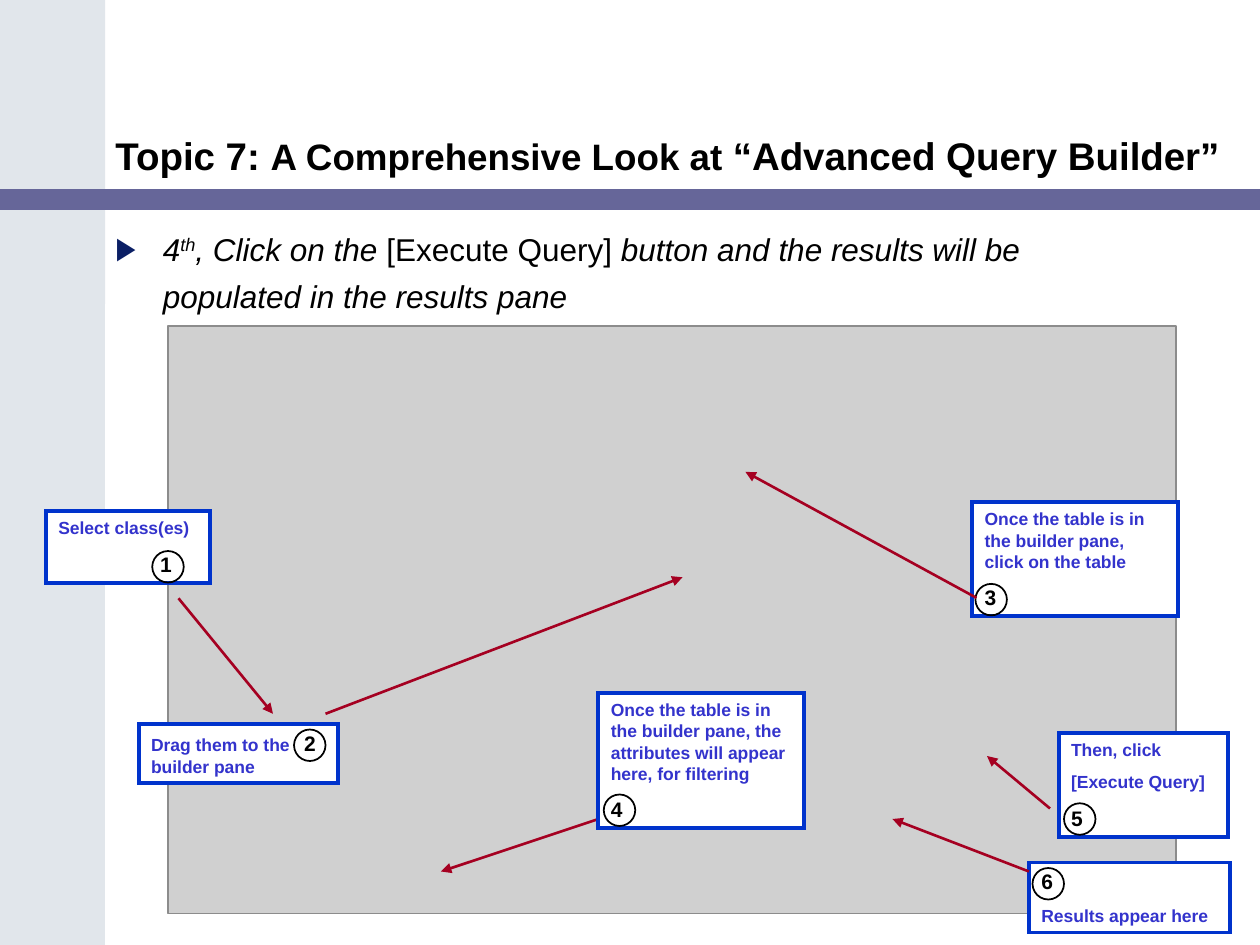
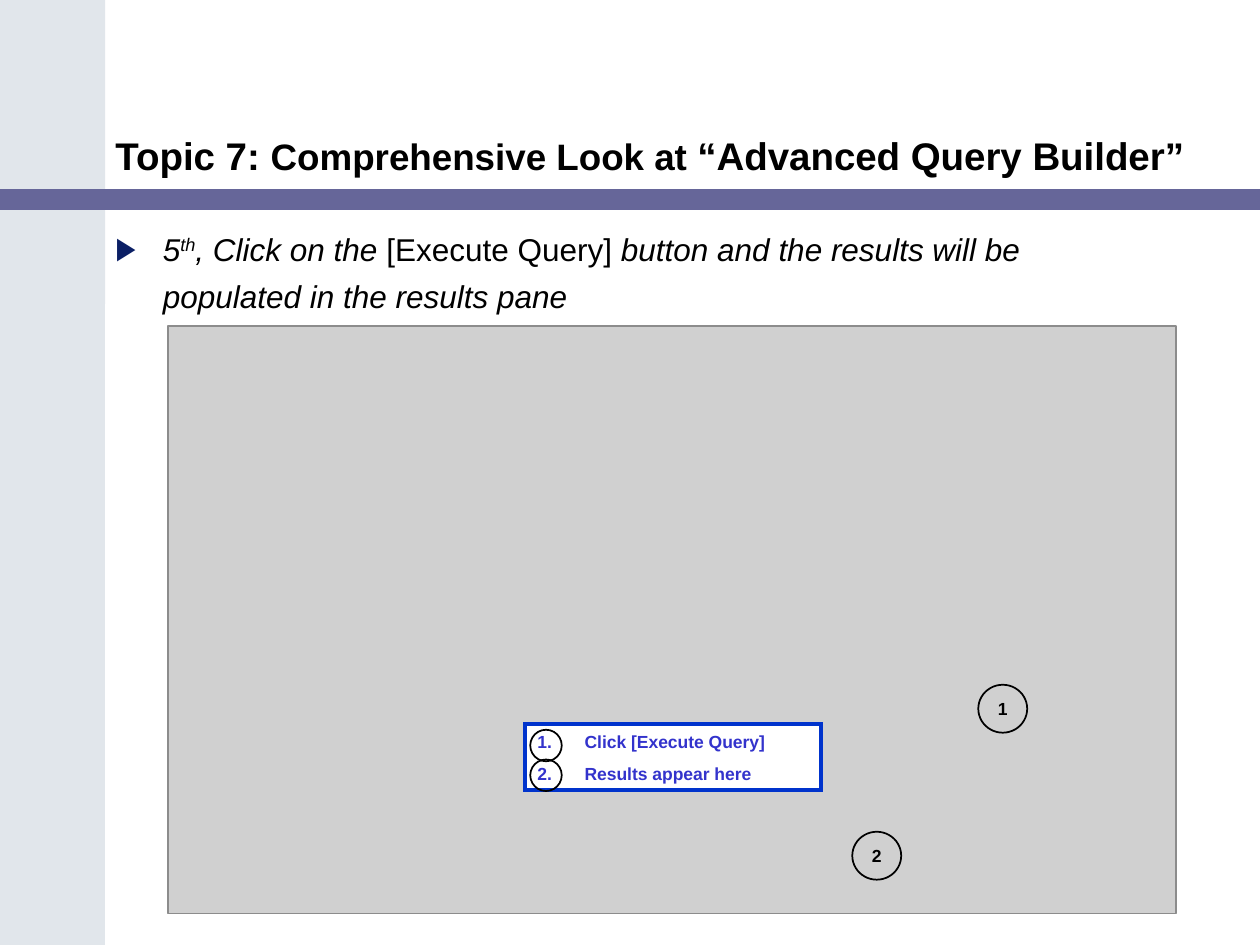
Before and after one commit to NCIP/catrip, a slide deck: slide 42 of catrip/documentation/training/caTRIP_Training_Module.ppt (slide 30 before the commit). Drawn at 1260x945 pixels with LibreOffice and Linux fonts; fonts in the diff are those of the drawing; grey boxes stand for pictures. Boxes give left, top, right and bottom in pixels: in the first picture for what was removed or moved away, otherwise in the second. Text is boxed around its words. In the diff, an @@ line names an element or a change of style, - is before the commit and + after.

```diff
--- a/catrip/documentation/training/caTRIP_Training_Module.ppt
+++ b/catrip/documentation/training/caTRIP_Training_Module.ppt
@@ title at (x1=115, y1=142, x2=1185, y2=177): text changed @@
-Topic 7: A Comprehensive Look at “Advanced Query Builder”
+Topic 7: Comprehensive Look at “Advanced Query Builder”
@@ text at (x1=163, y1=238, x2=1020, y2=314): text changed @@
-▶ 4th, Click on the [Execute Query] button and the results will be populated in the results pane
+▶ 5th, Click on the [Execute Query] button and the results will be populated in the results pane
@@ arrow removed from (976, 597) to (746, 471) @@
@@ rectangle removed at (x1=973, y1=501, x2=1178, y2=616) @@
-Once the table is in the builder pane, click on the table
-3
@@ rectangle removed at (x1=45, y1=510, x2=209, y2=582) @@
-Select class(es)
-1
@@ ellipse removed at (x1=152, y1=551, x2=184, y2=582) @@
@@ arrow removed from (179, 598) to (273, 713) @@
@@ arrow removed from (325, 713) to (683, 577) @@
@@ ellipse removed at (x1=975, y1=583, x2=1007, y2=615) @@
@@ ellipse added at (x1=978, y1=684, x2=1027, y2=732), outline #000000 0.99 pt, 10 pt, text #000000, bold @@
+1
@@ rectangle removed at (x1=598, y1=693, x2=804, y2=828) @@
-Once the table is in the builder pane, the attributes will appear here, for filtering
-4
@@ rectangle removed at (x1=139, y1=724, x2=338, y2=784) @@
-Drag them to the 2 builder pane
@@ rectangle "Click [Execute Query]" resized from (x1=1029, y1=863, x2=1231, y2=934) to (x1=525, y1=724, x2=822, y2=790) @@
@@ ellipse moved from (x1=294, y1=730, x2=325, y2=761) to (x1=530, y1=730, x2=562, y2=761) @@
@@ text in rectangle at (x1=585, y1=735, x2=765, y2=752): text changed; size 12 to 10 pt; text colour #000000 to #3333CC @@
-6
+1. Click [Execute Query]
@@ rectangle removed at (x1=1058, y1=733, x2=1228, y2=838) @@
-Then, click
-[Execute Query]
-5
@@ ellipse moved from (x1=604, y1=795, x2=635, y2=827) to (x1=530, y1=760, x2=562, y2=791) @@
@@ text in rectangle at (x1=585, y1=767, x2=751, y2=784): bullet none to 1. @@
@@ arrow removed from (1050, 809) to (987, 756) @@
@@ ellipse removed at (x1=1063, y1=804, x2=1095, y2=835) @@
@@ arrow removed from (598, 819) to (441, 872) @@
@@ ellipse added at (x1=852, y1=832, x2=901, y2=879), outline #000000 0.99 pt, 10 pt, text #000000, bold @@
+2
@@ arrow removed from (1029, 872) to (892, 819) @@
@@ ellipse removed at (x1=1032, y1=868, x2=1063, y2=900) @@
```
Also in this commit, not shown: 20 other slides changed, 18 slides added, 6 slides removed.
